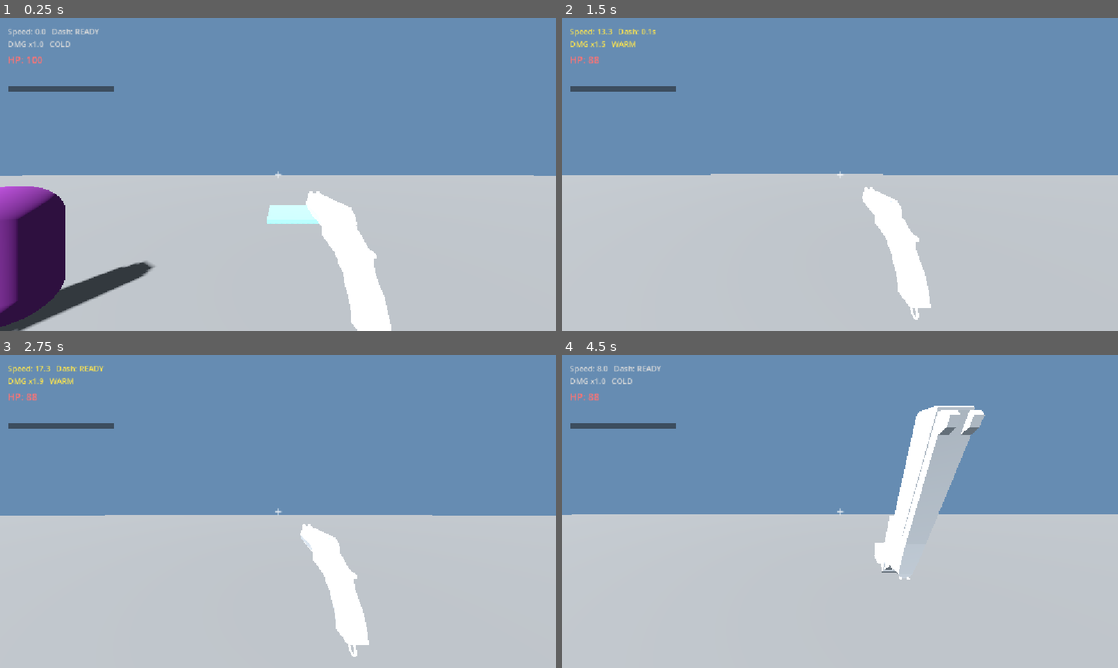
Above: before the commit, frames 1-4 (two rows, left to right).
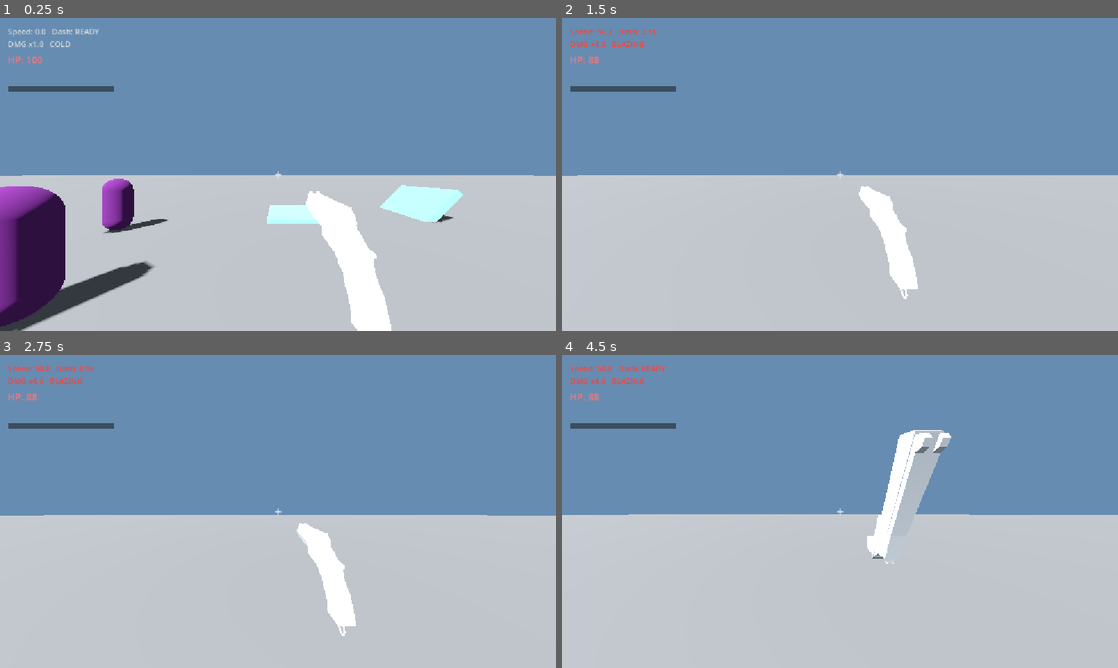
Above: after the commit, the same moments.

Repository: ahmedN535/ROTGUT
Game: Godot game, scene res://levels/level_base.tscn
Two runs of this game, one before a commit and one after it. Both use one fixed random seed, a clock stepped at 60 frames per second and the inputs below.
Inputs (mouse positions are in pixels of both pictures, inside the frame that each line leads up to):
- Up to frame 1 (0.25 s): no input
- Up to frame 2 (1.5 s): move the mouse to (867, 174) at 0.52 s; hold Space (jump) 0.53-1.28 s; hold W (move_forward) from 0.53 s (still down); tap Shift (dash) at 0.6 s; tap Enter at 1.25 s; move the mouse to (812, 174) at 1.27 s; tap Space (jump) at 1.35 s
- Up to frame 3 (2.75 s): keep holding W (move_forward); tap Space (jump) at 1.52, 1.82, 2.3 s; tap Shift (dash) at 1.55 s; move the mouse to (289, 505) at 2.02 s; hold Ctrl (crouch) from 2.03 s (still down)
- Up to frame 4 (4.5 s): keep holding W (move_forward); move the mouse to (834, 517) at 2.77 s; release Ctrl (crouch) at 2.78 s; tap Shift (dash) at 2.85 s; tap Space (jump) at 3.02, 3.32 s; move the mouse to (878, 514) at 3.52 s; hold Space (jump) 3.53-4.28 s; click (878, 514) at 3.6 s; tap R (reload) at 4.15 s; move the mouse to (795, 508) at 4.27 s; right-click (795, 508) at 4.35 s

The runs differ from the first frame. In frame 1, 2.2% of the frame differs, in the area x 18-84%, y 51-69%; in frame 2, 1.4%; in frame 3, 1.3%; in frame 4, 4.8%, in the area x 1-100%, y 3-72%.

Commit message:
blood + qol

Diff:
--- /dev/null
+++ b/godot-project/ROTGUT/entities/enemy/Bloodpool.tscn
@@ -0,0 +1,31 @@
+[gd_scene format=3 uid="uid://bf0ciplf5bx8e"]
+
+[ext_resource type="Script" uid="uid://dqnepmew8nhgf" path="res://entities/enemy/bloodpool.gd" id="1_5u7af"]
+
+[sub_resource type="StandardMaterial3D" id="StandardMaterial3D_bmmn1"]
+resource_local_to_scene = true
+transparency = 1
+cull_mode = 2
+depth_draw_mode = 1
+shading_mode = 0
+albedo_color = Color(0.41960785, 0, 0, 0.52156866)
+
+[sub_resource type="QuadMesh" id="QuadMesh_2yj0c"]
+material = SubResource("StandardMaterial3D_bmmn1")
+orientation = 1
+
+[sub_resource type="CylinderShape3D" id="CylinderShape3D_2yj0c"]
+height = 0.2
+radius = 0.3
+
+[node name="Bloodpool" type="Node3D" unique_id=1275252171]
+script = ExtResource("1_5u7af")
+
+[node name="Mesh" type="MeshInstance3D" parent="." unique_id=1643458447]
+transform = Transform3D(0.9999763, -0.0068900674, 0, 0.0068900674, 0.9999763, 0, 0, 0, 1, 0, 0, 0)
+mesh = SubResource("QuadMesh_2yj0c")
+
+[node name="Area" type="Area3D" parent="." unique_id=1425368446]
+
+[node name="CollisionShape3D" type="CollisionShape3D" parent="Area" unique_id=428464236]
+shape = SubResource("CylinderShape3D_2yj0c")
--- /dev/null
+++ b/godot-project/ROTGUT/entities/enemy/bloodpool.gd
@@ -0,0 +1,41 @@
+class_name BloodPool
+extends Node3D
+
+@export var radius_min: float = 0.4
+@export var radius_max: float = 0.9
+@export var fade_in_time: float = 0.35
+@export var heal_amount: float = 10.0
+
+@onready var _mesh: MeshInstance3D = $Mesh
+@onready var _area: Area3D = $Area
+
+func _ready() -> void:
+	var r := randf_range(radius_min, radius_max)
+	scale = Vector3(r, 1.0, r)
+	rotation.y = randf_range(0.0, TAU)
+
+	var mat := StandardMaterial3D.new()
+	mat.albedo_color = Color(0.42, 0.0, 0.0, 0.0)
+	mat.transparency = BaseMaterial3D.TRANSPARENCY_ALPHA
+	mat.shading_mode = BaseMaterial3D.SHADING_MODE_UNSHADED
+	mat.cull_mode = BaseMaterial3D.CULL_DISABLED
+	mat.depth_draw_mode = BaseMaterial3D.DEPTH_DRAW_ALWAYS
+	_mesh.material_override = mat
+
+	var tween := create_tween()
+	tween.tween_property(mat, "albedo_color:a", 0.85, fade_in_time) \
+		 .set_ease(Tween.EASE_OUT)
+
+	_area.body_entered.connect(_on_body_entered)
+
+func _on_body_entered(body: Node3D) -> void:
+	if body.is_in_group("player"):
+		if body._health < body.MAX_HEALTH:
+			body.heal(heal_amount)
+			_fade_out_and_free()
+
+func _fade_out_and_free() -> void:
+	var mat := _mesh.material_override as StandardMaterial3D
+	var tween := create_tween()
+	tween.tween_property(mat, "albedo_color:a", 0.0, 0.25)
+	tween.tween_callback(queue_free)
--- a/godot-project/ROTGUT/entities/enemy/enemy.gd
+++ b/godot-project/ROTGUT/entities/enemy/enemy.gd
@@ -13,6 +13,7 @@
 signal died
 
 const GRAVITY: float = 24.0
+const BloodPool = preload("res://entities/enemy/Bloodpool.tscn")  # adjust path
 
 @export var max_health: float = 50.0
 
@@ -49,13 +50,37 @@
 	var tween := create_tween()
 	tween.tween_property(_material, "albedo_color", _base_color, 0.12)
 
-
 func _die() -> void:
 	_alive = false
 	died.emit()
+
+	if _player and _player.has_method("reset_dash_cooldown"):
+		_player.reset_dash_cooldown()
+
+	_spawn_blood_pool()
+
 	var tween := create_tween()
 	tween.tween_property(self, "scale", Vector3(1.2, 0.1, 1.2), 0.12)
 	tween.tween_callback(queue_free)
+
+func _spawn_blood_pool() -> void:
+	var pool: Node3D = BloodPool.instantiate()
+	get_tree().current_scene.add_child(pool)
+
+	# Raycast straight down from the enemy centre to find the floor.
+	var space := get_world_3d().direct_space_state
+	var query := PhysicsRayQueryParameters3D.create(
+		global_position,
+		global_position + Vector3.DOWN * 10.0
+	)
+	query.exclude = [self]  # don't hit our own collider
+	var result := space.intersect_ray(query)
+
+	if result:
+		pool.global_position = result.position + Vector3.UP * 0.01
+	else:
+		# Fallback: just use feet position if ray misses
+		pool.global_position = global_position + Vector3.UP * 0.01
 
 
 # Helper for subclasses: flat (horizontal) direction toward the player.
--- a/godot-project/ROTGUT/entities/enemy/melee_rusher.tscn
+++ b/godot-project/ROTGUT/entities/enemy/melee_rusher.tscn
@@ -1,12 +1,8 @@
-[gd_scene format=3]
+[gd_scene format=3 uid="uid://bxet1gxiixsw1"]
 
-[ext_resource type="Script" path="res://entities/enemy/melee_rusher.gd" id="1_script"]
+[ext_resource type="Script" uid="uid://ck11epu0rw7yv" path="res://entities/enemy/melee_rusher.gd" id="1_script"]
 
 [sub_resource type="CapsuleShape3D" id="shape"]
-radius = 0.4
-height = 1.8
-
-[sub_resource type="CapsuleMesh" id="mesh"]
 radius = 0.4
 height = 1.8
 
@@ -14,12 +10,16 @@
 resource_local_to_scene = true
 albedo_color = Color(0.5, 0.2, 0.55, 1)
 
-[node name="MeleeRusher" type="CharacterBody3D"]
+[sub_resource type="CapsuleMesh" id="mesh"]
+radius = 0.4
+height = 1.8
+
+[node name="MeleeRusher" type="CharacterBody3D" unique_id=290754257]
 script = ExtResource("1_script")
 
-[node name="CollisionShape3D" type="CollisionShape3D" parent="."]
+[node name="CollisionShape3D" type="CollisionShape3D" parent="." unique_id=1226594941]
 shape = SubResource("shape")
 
-[node name="Mesh" type="MeshInstance3D" parent="."]
+[node name="Mesh" type="MeshInstance3D" parent="." unique_id=1555000743]
 material_override = SubResource("mat")
 mesh = SubResource("mesh")
--- a/godot-project/ROTGUT/entities/jump_pad/jump_pad.gd
+++ b/godot-project/ROTGUT/entities/jump_pad/jump_pad.gd
@@ -1,17 +1,15 @@
 class_name JumpPad
 extends Area3D
-
-## A boost pad. When the player touches it, it launches them straight up while
-## keeping horizontal speed (spec: "launches the player upward with speed carry").
+## A boost pad. Launches the player in the direction the pad is facing,
+## defaulting to straight up (rotate the node in the editor to aim it).
 ## Geometry lives in jump_pad.tscn.
 
-const LAUNCH_FORCE: float = 18.0
-
+const LAUNCH_FORCE: float = 30
 
 func _ready() -> void:
 	body_entered.connect(_on_body_entered)
 
-
 func _on_body_entered(body: Node3D) -> void:
 	if body.has_method("apply_jump_pad"):
-		body.apply_jump_pad(LAUNCH_FORCE)
+		var direction := global_transform.basis.y
+		body.apply_jump_pad(LAUNCH_FORCE, direction)
--- a/godot-project/ROTGUT/entities/jump_pad/jump_pad.tscn
+++ b/godot-project/ROTGUT/entities/jump_pad/jump_pad.tscn
@@ -1,11 +1,8 @@
-[gd_scene format=3]
+[gd_scene format=3 uid="uid://ds707aafp3ckb"]
 
-[ext_resource type="Script" path="res://entities/jump_pad/jump_pad.gd" id="1_script"]
+[ext_resource type="Script" uid="uid://4lb74a5uv8me" path="res://entities/jump_pad/jump_pad.gd" id="1_script"]
 
 [sub_resource type="BoxShape3D" id="shape"]
-size = Vector3(3, 0.3, 3)
-
-[sub_resource type="BoxMesh" id="mesh"]
 size = Vector3(3, 0.3, 3)
 
 [sub_resource type="StandardMaterial3D" id="mat"]
@@ -14,12 +11,15 @@
 emission = Color(0.3, 0.8, 1, 1)
 emission_energy_multiplier = 1.5
 
-[node name="JumpPad" type="Area3D"]
+[sub_resource type="BoxMesh" id="mesh"]
+size = Vector3(3, 0.3, 3)
+
+[node name="JumpPad" type="Area3D" unique_id=1670751316]
 script = ExtResource("1_script")
 
-[node name="CollisionShape3D" type="CollisionShape3D" parent="."]
+[node name="CollisionShape3D" type="CollisionShape3D" parent="." unique_id=1282062575]
 shape = SubResource("shape")
 
-[node name="Mesh" type="MeshInstance3D" parent="."]
+[node name="Mesh" type="MeshInstance3D" parent="." unique_id=2028496267]
 material_override = SubResource("mat")
 mesh = SubResource("mesh")
--- a/godot-project/ROTGUT/entities/player/player.gd
+++ b/godot-project/ROTGUT/entities/player/player.gd
@@ -16,7 +16,7 @@
 
 # --- Dash ---
 const DASH_SPEED: float = 45
-const DASH_COOLDOWN: float = 1.0
+const DASH_COOLDOWN: float = 3
 const DASH_DURATION: float = 0.2
 
 # --- Crouch / Slide ---
@@ -230,11 +230,8 @@
 	add_child(_rope_mesh)
 
 
-func apply_jump_pad(force: float) -> void:
-	velocity.y = force
-	_jumps_left = MAX_JUMPS
-	_is_grappling = false
-	_fov_dash_bonus = maxf(_fov_dash_bonus, 10.0)
+func apply_jump_pad(force: float, direction: Vector3 = Vector3.UP) -> void:
+	velocity = direction.normalized() * force
 
 
 func take_damage(amount: float) -> void:
@@ -246,6 +243,9 @@
 	if _health <= 0.0:
 		_die()
 
+func heal(amount: float) -> void:
+	_health = minf(_health + amount, MAX_HEALTH)
+	# Hook into whatever UI / feedback you already have here
 
 func _flash_damage() -> void:
 	_damage_overlay.color.a = 0.5
@@ -334,6 +334,9 @@
 		velocity.z += _dash_dir.z * dash_accel * dash_ease * delta
 
 	# Jump
+	if Input.is_action_pressed("jump"):
+		_jump_buffer = JUMP_BUFFER_TIME
+
 	if _jump_buffer > 0.0 and is_on_floor():
 		velocity.y = JUMP_VELOCITY
 		_jump_buffer = 0.0
@@ -349,7 +352,7 @@
 		_just_jumped = true
 		_wall_ride_cooldown = WALL_RIDE_COOLDOWN
 		_is_wall_riding = false
-	elif Input.is_action_just_pressed("jump") and not is_on_floor() and not _is_wall_riding and _jumps_left > 0:
+	elif Input.is_action_pressed("jump") and not is_on_floor() and not _is_wall_riding and _jumps_left > 0:
 		velocity.y = JUMP_VELOCITY
 		_jumps_left -= 1
 
@@ -482,6 +485,8 @@
 	_dash_timer = DASH_DURATION
 	_fov_dash_bonus = FOV_DASH_BONUS
 
+func reset_dash_cooldown() -> void:
+	_dash_cooldown = 0.0
 
 func _try_grapple() -> void:
 	var space := get_world_3d().direct_space_state
--- a/godot-project/ROTGUT/levels/level_base.tscn
+++ b/godot-project/ROTGUT/levels/level_base.tscn
@@ -34,7 +34,7 @@
 transform = Transform3D(1, 0, 0, 0, 1, 0, 0, 0, 1, 1.0473466, 0.005837083, -7.8580656)
 
 [node name="StaticBody3D" type="StaticBody3D" parent="." unique_id=2005970738]
-transform = Transform3D(1, 0, 0, 0, 1, 0, 0, 0, 1, -2.4543123, 17.771053, 17.610449)
+transform = Transform3D(1, 0, 0, 0, 1, 0, 0, 0, 1, -2.4543123, 13.845175, 17.610449)
 physics_material_override = SubResource("PhysicsMaterial_bmmn1")
 
 [node name="CollisionShape3D" type="CollisionShape3D" parent="StaticBody3D" unique_id=1766905150]
@@ -43,3 +43,20 @@
 
 [node name="MeshInstance3D" type="MeshInstance3D" parent="StaticBody3D" unique_id=1412572698]
 mesh = SubResource("BoxMesh_2yj0c")
+
+[node name="MeleeRusher3" parent="." unique_id=694662281 instance=ExtResource("3_vmt1o")]
+transform = Transform3D(1, 0, 0, 0, 1, 0, 0, 0, 1, -7.03767, 0.90000093, -7.1125393)
+
+[node name="StaticBody3D2" type="StaticBody3D" parent="." unique_id=143753033]
+transform = Transform3D(1, 0, 0, 0, 1, 0, 0, 0, 1, 10.625587, 13.588956, 17.610449)
+physics_material_override = SubResource("PhysicsMaterial_bmmn1")
+
+[node name="CollisionShape3D" type="CollisionShape3D" parent="StaticBody3D2" unique_id=383987404]
+shape = SubResource("BoxShape3D_2yj0c")
+debug_color = Color(0.4627451, 0.5529412, 0.5803922, 1)
+
+[node name="MeshInstance3D" type="MeshInstance3D" parent="StaticBody3D2" unique_id=1365519477]
+mesh = SubResource("BoxMesh_2yj0c")
+
+[node name="JumpPad2" parent="." unique_id=1467111825 instance=ExtResource("4_da5si")]
+transform = Transform3D(0.70710677, -0.70710677, 0, 0.70710677, 0.70710677, 0, 0, 0, 1, 6.389022, 0.15000096, -8.071494)
Not shown, added: godot-project/ROTGUT/entities/enemy/bloodpool.gd.uid
Not shown: 1 places in godot-project/ROTGUT/levels/level_base.tscn that only renumber resources
